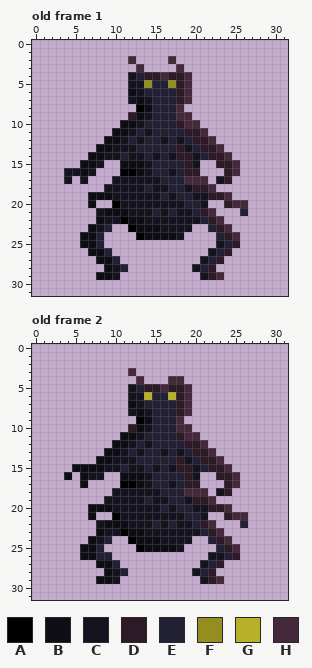
A pixel-art file gets an edit: src/main/resources/sprites/player.aseprite. The first picture shows the starting point.
32x32 pixels, 8 frames. Shown: old frame 1, old frame 2. The commit also changed other frames, which this record leaves out.
Palette (. is transparent): A #000000  B #0f0e16  C #14131f  D #2d1a27  E #222034  F #948e20  G #b7b028  H #45283c
Pixels before, old frame 1, first column x 4:
 2 ........H....H.........
 3 .........H....H........
 4 ........CEDDHDDH.......
 5 ........CCFEEFDH.......
 6 ........BCEEEEDH.......
 7 ........CBCEEEDH.......
 8 .........ABEEEH........
 9 ........DBCEEEHH.......
10 .......BBCEEEEDHH......
11 ......BBCECEEEEDDH.....
12 .....BBCECEECECEDDH....
13 ....BBCCCEEEEEDCEDDH...
14 ...BBCCECCECECDDCEDDH..
15 ..BBC..BBBCEEEEDC..DDH.
16 CCBC...AABCEECEDD...DH.
17 C.C...CCCCCCEEEHHH.CD..
18 .....CCCCCECCEECDDH....
19 ...BBBCCCCCCECEECCDDH..
20 ...B..ACCCCCCCCEEC..DHH
21 ....CBBBCCCECECCEDH...E
22 ....BCCABBCCCCCCCEDH...
23 ...BCE..ABBBCCCC..EDH..
24 ..BBE....ABBBBC....EDH.
25 ..BBE..............CED.
26 ...BBE............CED..
27 ....BBE..........CED...
28 .....BCE........CED....
29 ....BBC..........CDH...
Pixels before, old frame 2, first column x 4:
 3 ........H..............
 4 .........H...HH........
 5 ........CEDDHDDH.......
 6 ........CCGEEGDH.......
 7 ........BCEEEEDH.......
 8 ........CBCEEEDH.......
 9 .........ABEEEH........
10 ........DBCEEEHH.......
11 .......BBCEEEEDHH......
12 ......BBCECEEEEDDH.....
13 .....BBCECEECECEDDH....
14 ....BBCCCEEEEEDCEDDH...
15 .BBBBCCECCECECDDCEDDH..
16 B.BCC..BBBCEEEEDC..DDH.
17 ..B....AABCEECEDD...DH.
18 ......CCCCCCEEEHHH.CD..
19 .....CCCCCECCEECDDH....
20 ...BBBCCCCCCECEECCDDH..
21 ...B..ACCCCCCCCEEC..DHH
22 ....CBBBCCCECECCEDH...E
23 ....BCCABBCCCCCCCEDH...
24 ...BCE..ABBBCCCC..EDH..
25 ..BBE....ABBBBC....EDH.
26 ..BBEE............CCED.
27 ....BBE..........CED...
28 .....BCE........CED....
29 ....BBC..........CDH...
Once edited:
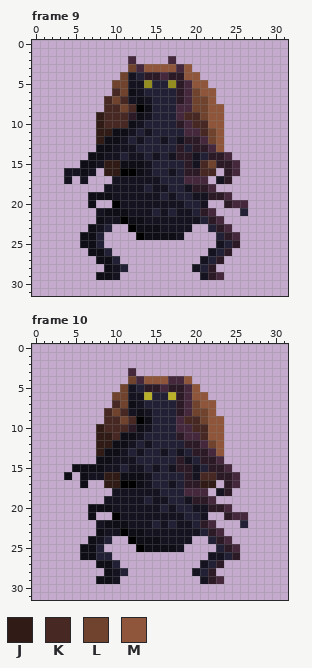
Colours new in this view: J #311b17  K #482822  L #70432e  M #8f563b
A new or re-ordered frame is compared with the old frame closest to it.
From old to new:
{"change": "frames 8 -> 16"}
{"where": "frame 9 is new; against old frame 1"}
{"frame":9,"y":3,"x":12,"old":".","new":"L"}
{"frame":9,"y":3,"x":14,"old":"....","new":"MMMM"}
{"frame":9,"y":3,"x":19,"old":".","new":"M"}
{"frame":9,"y":4,"x":11,"old":".","new":"L"}
{"frame":9,"y":4,"x":19,"old":"H.","new":"MM"}
{"frame":9,"y":5,"x":10,"old":"..","new":"LL"}
{"frame":9,"y":5,"x":20,"old":"..","new":"MM"}
{"frame":9,"y":6,"x":10,"old":"..","new":"KL"}
{"frame":9,"y":6,"x":20,"old":"...","new":"LMM"}
{"frame":9,"y":7,"x":9,"old":"...","new":"KLK"}
{"frame":9,"y":7,"x":20,"old":"...","new":"LLM"}
{"frame":9,"y":8,"x":9,"old":"....","new":"KKLK"}
{"frame":9,"y":8,"x":19,"old":".....","new":"HLLMM"}
{"frame":9,"y":9,"x":8,"old":"....","new":"JKKK"}
{"frame":9,"y":9,"x":19,"old":"H....","new":"KKLMM"}
{"frame":9,"y":10,"x":8,"old":"...B","new":"JKKK"}
{"frame":9,"y":10,"x":20,"old":"H...","new":"KKMM"}
{"frame":9,"y":11,"x":8,"old":"..","new":"JJ"}
{"frame":9,"y":11,"x":19,"old":"DDH..","new":"HHKLM"}
{"frame":9,"y":12,"x":8,"old":".","new":"J"}
{"frame":9,"y":12,"x":19,"old":"E","new":"D"}
{"frame":9,"y":12,"x":21,"old":"DH.","new":"HLM"}
{"frame":9,"y":13,"x":19,"old":"CE","new":"ED"}
{"frame":9,"y":13,"x":22,"old":"DH","new":"HM"}
{"frame":9,"y":15,"x":9,"old":"..","new":"JJ"}
{"frame":9,"y":15,"x":21,"old":"..","new":"KL"}
{"frame":9,"y":16,"x":9,"old":"..","new":"JJ"}
{"frame":9,"y":16,"x":21,"old":"..","new":"KK"}
{"where": "frame 10 is new; against old frame 2"}
{"frame":10,"y":4,"x":12,"old":".","new":"L"}
{"frame":10,"y":4,"x":14,"old":"...","new":"MMM"}
{"frame":10,"y":4,"x":19,"old":".","new":"M"}
{"frame":10,"y":5,"x":11,"old":".","new":"L"}
{"frame":10,"y":5,"x":20,"old":".","new":"M"}
{"frame":10,"y":6,"x":10,"old":"..","new":"LL"}
{"frame":10,"y":6,"x":20,"old":"..","new":"MM"}
{"frame":10,"y":7,"x":10,"old":"..","new":"KL"}
{"frame":10,"y":7,"x":20,"old":"...","new":"LMM"}
{"frame":10,"y":8,"x":9,"old":"...","new":"KLK"}
{"frame":10,"y":8,"x":20,"old":"...","new":"LLM"}
{"frame":10,"y":9,"x":9,"old":"....","new":"KKLK"}
{"frame":10,"y":9,"x":19,"old":".....","new":"KKLMM"}
{"frame":10,"y":10,"x":8,"old":"....","new":"JKKK"}
{"frame":10,"y":10,"x":20,"old":"....","new":"KKMM"}
{"frame":10,"y":11,"x":8,"old":"...","new":"JJK"}
{"frame":10,"y":11,"x":21,"old":"...","new":"KMM"}
{"frame":10,"y":12,"x":8,"old":"..","new":"JJ"}
{"frame":10,"y":12,"x":22,"old":"..","new":"LM"}
{"frame":10,"y":13,"x":8,"old":".","new":"J"}
{"frame":10,"y":13,"x":23,"old":".","new":"M"}
{"frame":10,"y":16,"x":9,"old":"..","new":"JJ"}
{"frame":10,"y":16,"x":21,"old":"..","new":"KK"}
{"frame":10,"y":17,"x":9,"old":"..","new":"JJ"}
{"frame":10,"y":17,"x":21,"old":"..","new":"JJ"}
{"label":"changed","picture_box":[96,64,224,176]}
{"label":"added","picture_box":[96,376,224,488]}
